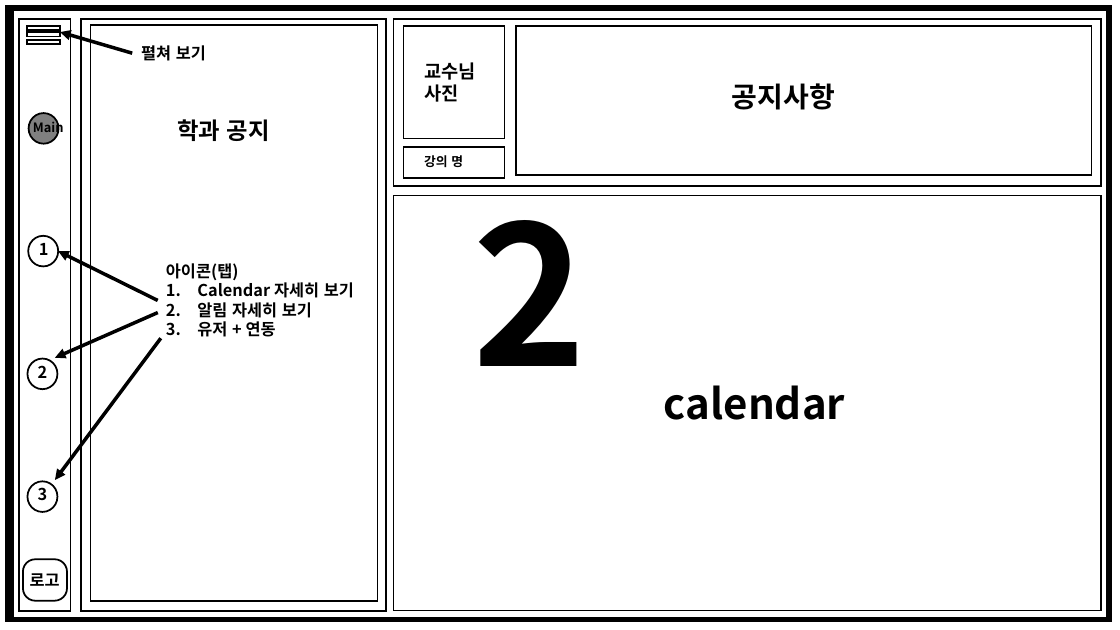
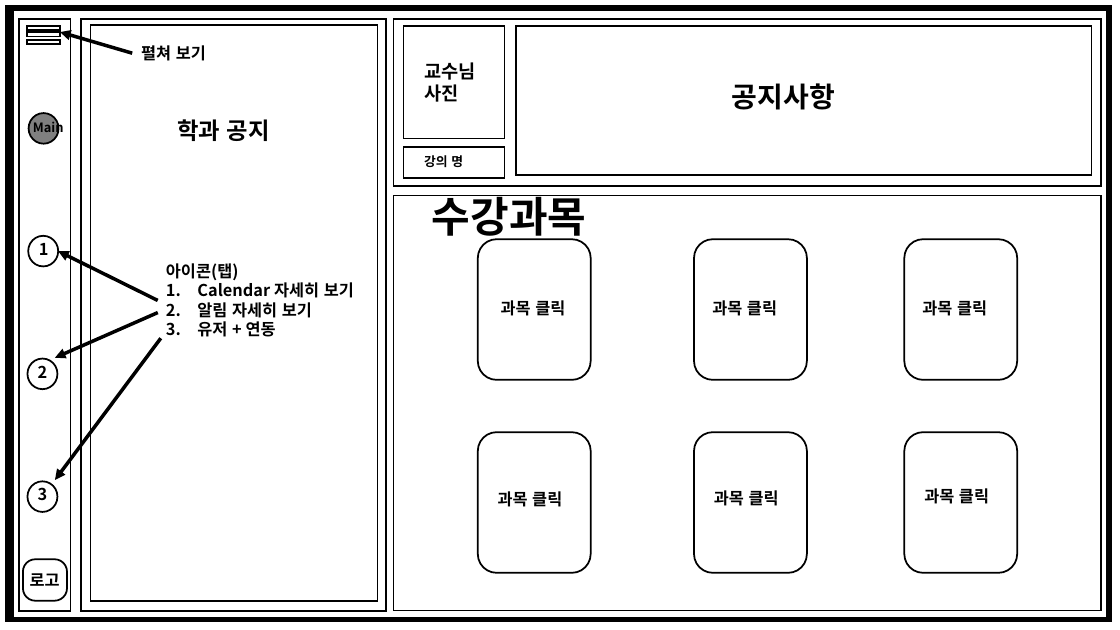
Before and after one commit to CSharp-WPF-team-project/team-project, a slide deck: slide 2 of 계획서, 보고서/구조.pptx (slide 3 before the commit). Drawn at 1120x630 pixels with LibreOffice and Linux fonts; fonts in the diff are those of the drawing. Boxes give left, top, right and bottom in pixels: in the first picture for what was removed or moved away, otherwise in the second. Text is boxed around its words. In the diff, an @@ line names an element or a change of style, - is before the commit and + after.

```diff
--- a/계획서, 보고서/구조.pptx
+++ b/계획서, 보고서/구조.pptx
@@ text removed at <box>472,170,586,366</box> @@
-2
@@ text added at <box>432,195,587,243</box>, 36 pt, text #000000, bold @@
+수강과목
@@ rounded rectangle added at <box>478,239,590,379</box>, outline #000000 1.5 pt @@
@@ rounded rectangle added at <box>694,239,807,379</box>, outline #000000 1.5 pt @@
@@ rounded rectangle added at <box>904,239,1017,379</box>, outline #000000 1.5 pt @@
@@ text added at <box>501,300,565,316</box>, 14 pt, text #000000, bold @@
+과목 클릭
@@ text added at <box>712,300,777,316</box>, 14 pt, text #000000, bold @@
+과목 클릭
@@ text added at <box>922,300,987,316</box>, 14 pt, text #000000, bold @@
+과목 클릭
@@ text removed at <box>664,385,845,420</box> @@
-calendar
@@ rounded rectangle added at <box>478,432,590,573</box>, outline #000000 1.5 pt @@
@@ rounded rectangle added at <box>694,432,807,573</box>, outline #000000 1.5 pt @@
@@ rounded rectangle added at <box>904,432,1017,573</box>, outline #000000 1.5 pt @@
@@ text added at <box>498,491,562,507</box>, 14 pt, text #000000, bold @@
+과목 클릭
@@ text added at <box>714,490,779,506</box>, 14 pt, text #000000, bold @@
+과목 클릭
@@ text added at <box>924,488,989,504</box>, 14 pt, text #000000, bold @@
+과목 클릭
```
Also in this commit, not shown: 2 other slides changed, 6 other files.
